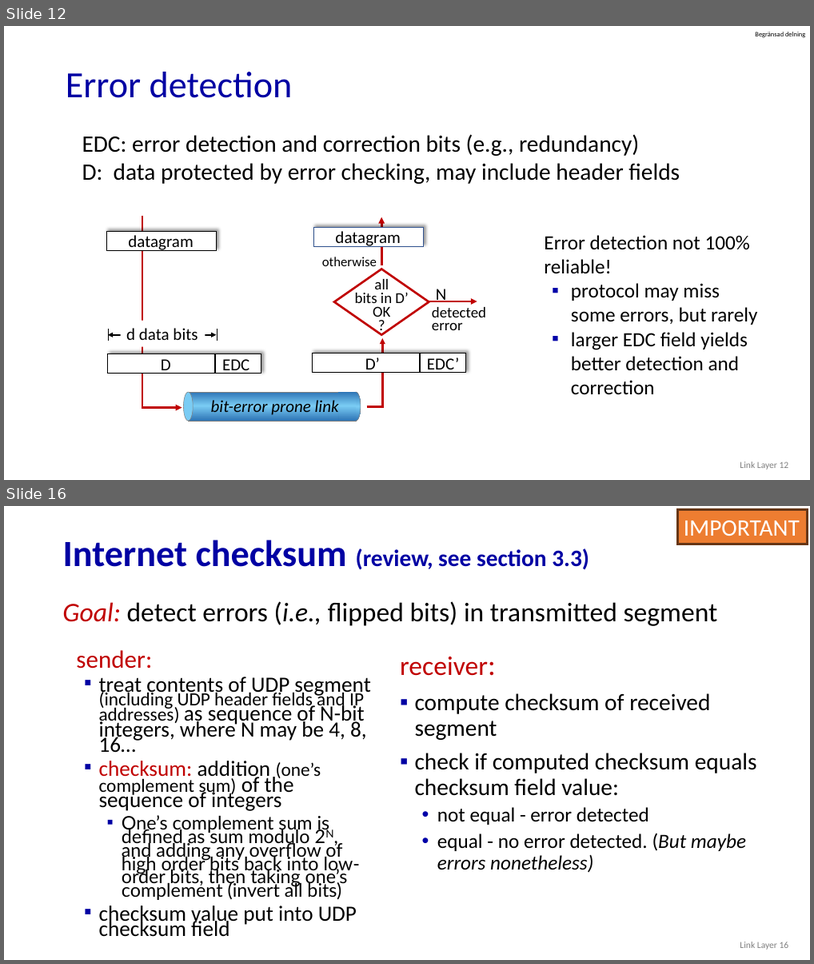
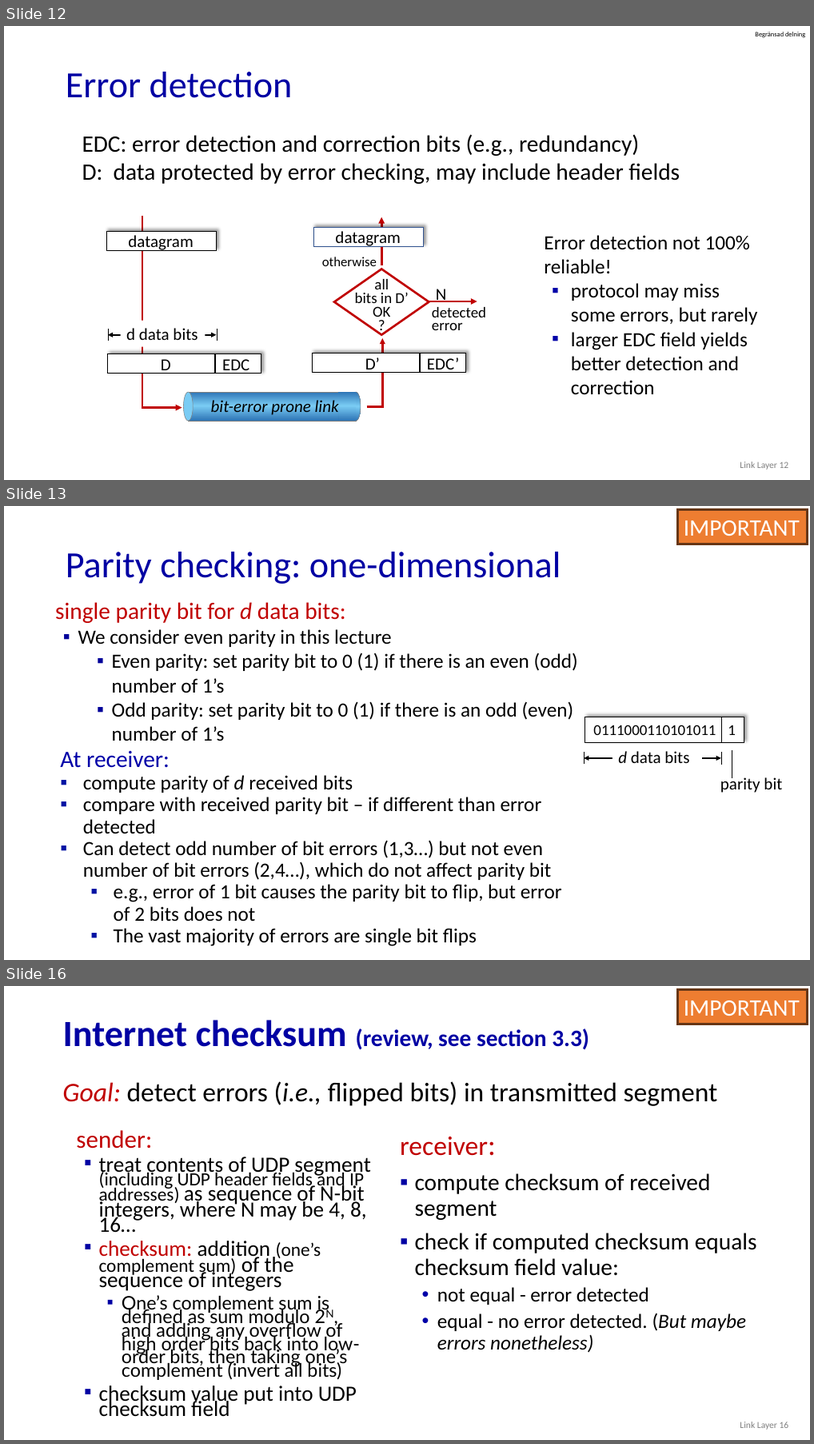
Before and after one commit to guhofstra/CSC175, a slide deck: PPTs/6.1 6.2 Introduction Error-Detection and -Correction Techniques.pptx. Shown one above the other, each under a label of ours: slides 12 and 16 before the commit, slides 12, 13 and 16 after it; the slides between them are not shown. The pictures are 814x964 and 814x1444 pixels, drawn with LibreOffice and Linux fonts; fonts in the diff are those of the drawing. Boxes give left, top, right and bottom in pixels: in the first picture for what was removed or moved away, otherwise in the second. Text is boxed around its words. In the diff, an @@ line names an element or a change of style, - is before the commit and + after.

```diff
--- a/PPTs/6.1 6.2 Introduction Error-Detection and -Correction Techniques.pptx
+++ b/PPTs/6.1 6.2 Introduction Error-Detection and -Correction Techniques.pptx
@@ slide 13 added at [4,506,810,960], background #FFFFFF @@
@@ rectangle added at [678,509,807,544], fill #ED7D31, outline #683715 3 pt, 28 pt, text #FFFFFF @@
+IMPORTANT
@@ title added at [66,552,562,584], 44 pt, text #0000A3 @@
+Parity checking: one-dimensional
@@ text added at [55,602,578,741], 24 pt, text #000000 @@
+single parity bit for d data bits:
+▪ We consider even parity in this lecture
+  ▪ Even parity: set parity bit to 0 (1) if there is an even (odd) number of 1’s
+  ▪ Odd parity: set parity bit to 0 (1) if there is an odd (even) number of 1’s
@@ rectangle added at [586,717,745,743], fill #FFFFFF, outline #000000 1 pt @@
@@ line added from (722, 717) to (722, 743), #000000 1 pt @@
@@ text added at [594,724,716,735], 18 pt, text #000000 @@
+0111000110101011
@@ text added at [728,725,736,735], 18 pt, text #000000 @@
+1
@@ text added at [60,751,562,946], 24 pt, text #000000 @@
+At receiver:
+▪ compute parity of d received bits
+▪ compare with received parity bit – if different than error detected
+▪ Can detect odd number of bit errors (1,3…) but not even number of bit errors (2,4…), which do not affect parity bit
+  ▪ e.g., error of 1 bit causes the parity bit to flip, but error of 2 bits does not
+  ▪ The vast majority of errors are single bit flips
@@ double arrow added from (584, 758) to (722, 758), #000000 1.75 pt @@
@@ line added from (585, 752) to (585, 764), #000000 0.5 pt @@
@@ text added at [618,751,690,763], 20 pt, text #000000 @@
+d data bits
@@ line added from (722, 752) to (722, 764), #000000 0.5 pt @@
@@ line added from (732, 751) to (732, 778), #000000 1 pt @@
@@ text added at [721,776,782,792], 20 pt, text #000000 @@
+parity bit
```
Also in this commit, not shown: 2 slides changed, 1 slide removed, 4 other files.
